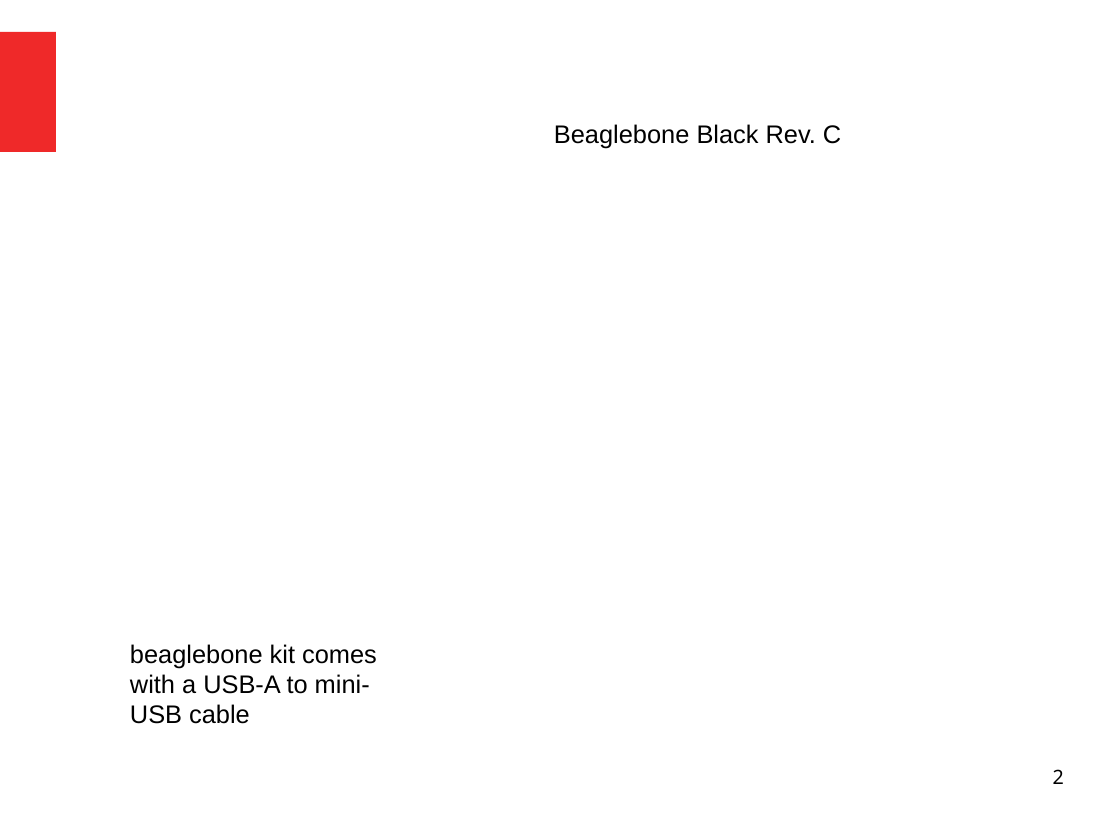
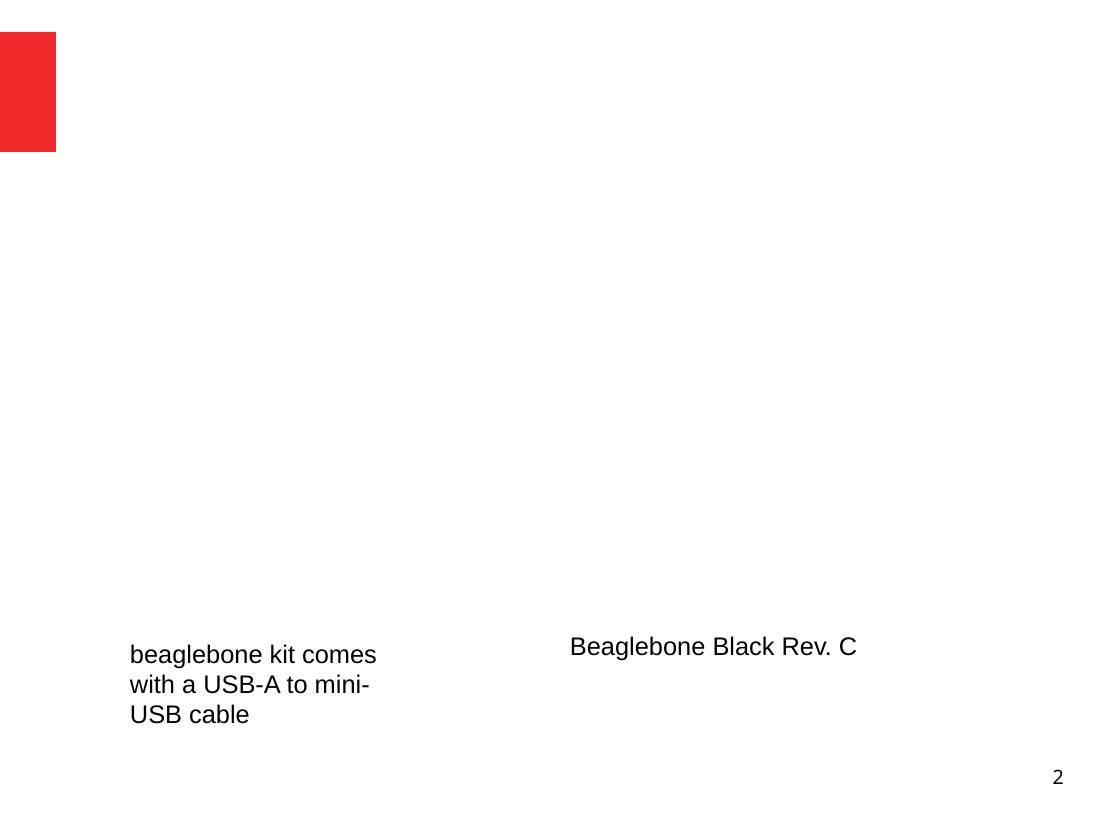
Before and after one commit to takiszourntos/teaching, a slide deck: slide 2 of instructional/BB_intro/slides.odp. Drawn at 1120x840 pixels with LibreOffice and Linux fonts; fonts in the diff are those of the drawing; background and template pictures are left out. Boxes give left, top, right and bottom in pixels: in the first picture for what was removed or moved away, otherwise in the second. Text is boxed around its words. In the diff, an @@ line names an element or a change of style, - is before the commit and + after.

```diff
--- a/instructional/BB_intro/slides.odp
+++ b/instructional/BB_intro/slides.odp
@@ text "Beaglebone Black Rev. C": place and size @@
-text "Beaglebone Black Rev. C" at (554, 124, 841, 149)
+text "Beaglebone Black Rev. C" at (570, 636, 857, 661)
```
Also in this commit, not shown: 1 slide added, 1 other file.
